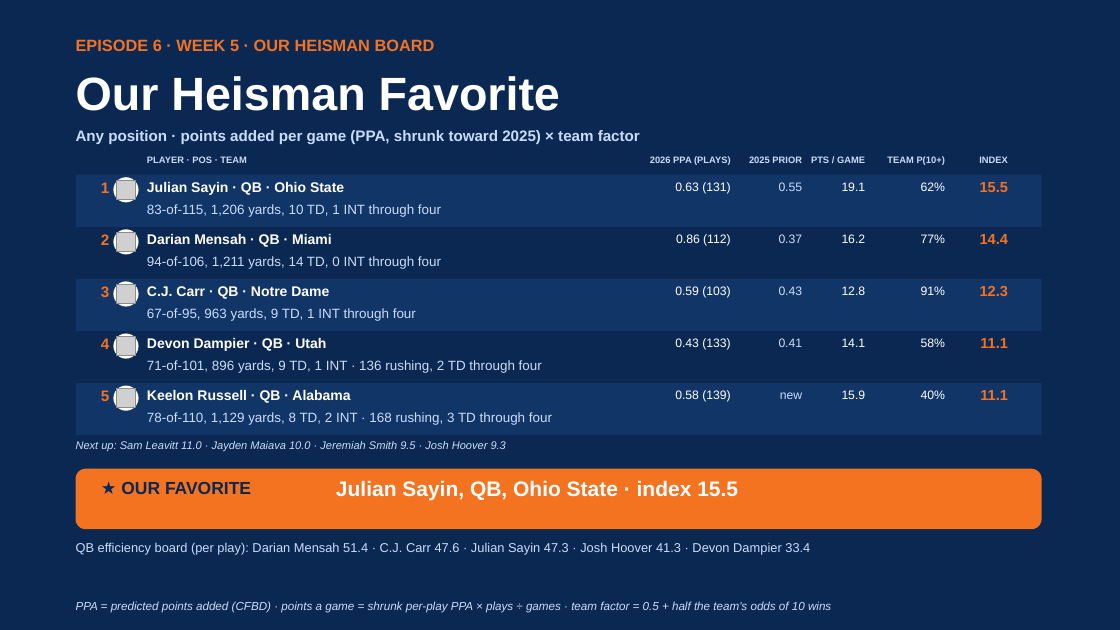
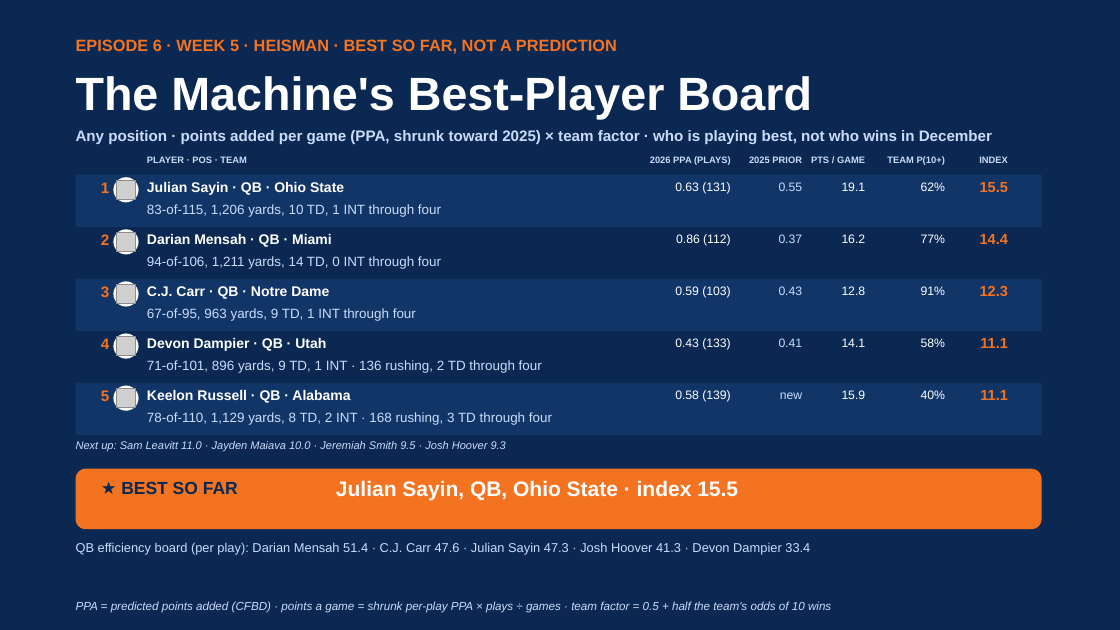
Before and after one commit to lucasalvarezflorida-lab/ncaa-fbs-analytics, a slide deck: slide 3 of decks/2026_Week5_Episode6.pptx. Drawn at 1120x630 pixels with LibreOffice and Linux fonts; fonts in the diff are those of the drawing; grey boxes stand for pictures. Boxes give left, top, right and bottom in pixels: in the first picture for what was removed or moved away, otherwise in the second. Text is boxed around its words. In the diff, an @@ line names an element or a change of style, - is before the commit and + after.

```diff
--- a/decks/2026_Week5_Episode6.pptx
+++ b/decks/2026_Week5_Episode6.pptx
@@ text at bbox=[76, 39, 617, 54]: text changed @@
-EPISODE 6 · WEEK 5 · OUR HEISMAN BOARD
+EPISODE 6 · WEEK 5 · HEISMAN · BEST SO FAR, NOT A PREDICTION
@@ text at bbox=[76, 76, 812, 119]: text changed @@
-Our Heisman Favorite
+The Machine's Best-Player Board
@@ text at bbox=[76, 130, 992, 144]: text changed @@
-Any position · points added per game (PPA, shrunk toward 2025) × team factor
+Any position · points added per game (PPA, shrunk toward 2025) × team factor · who is playing best, not who wins in December
@@ text at bbox=[121, 481, 238, 494]: text changed @@
-★ OUR FAVORITE
+★ BEST SO FAR
```
Also in this commit, not shown: 2 other files.
